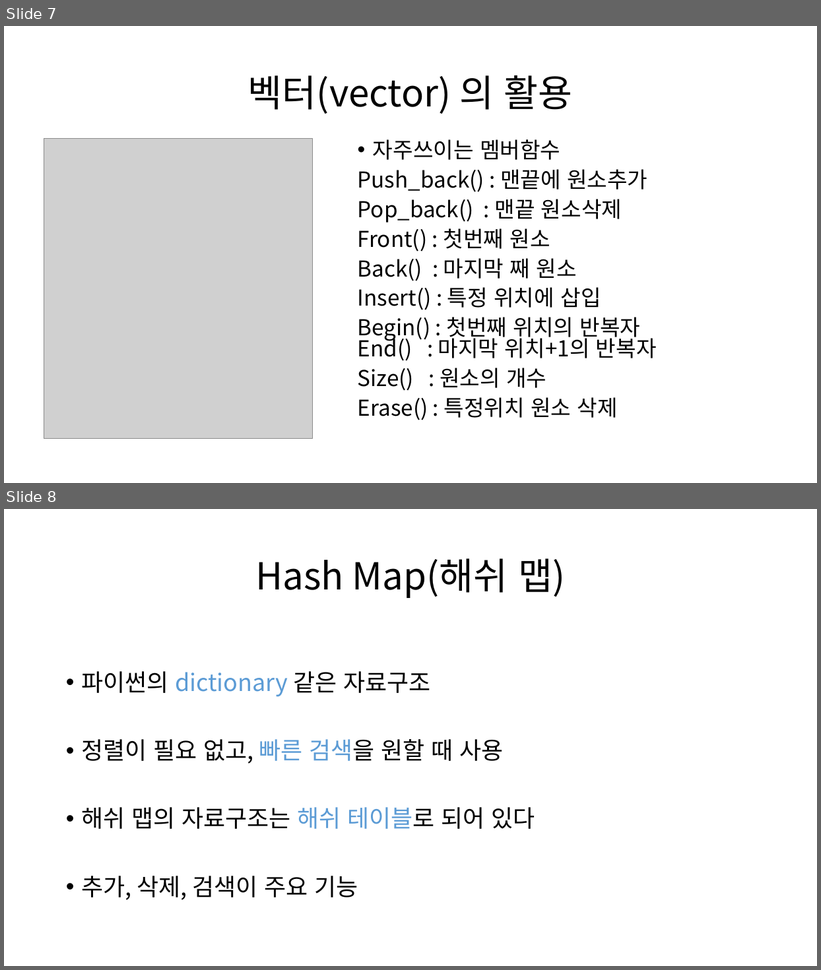
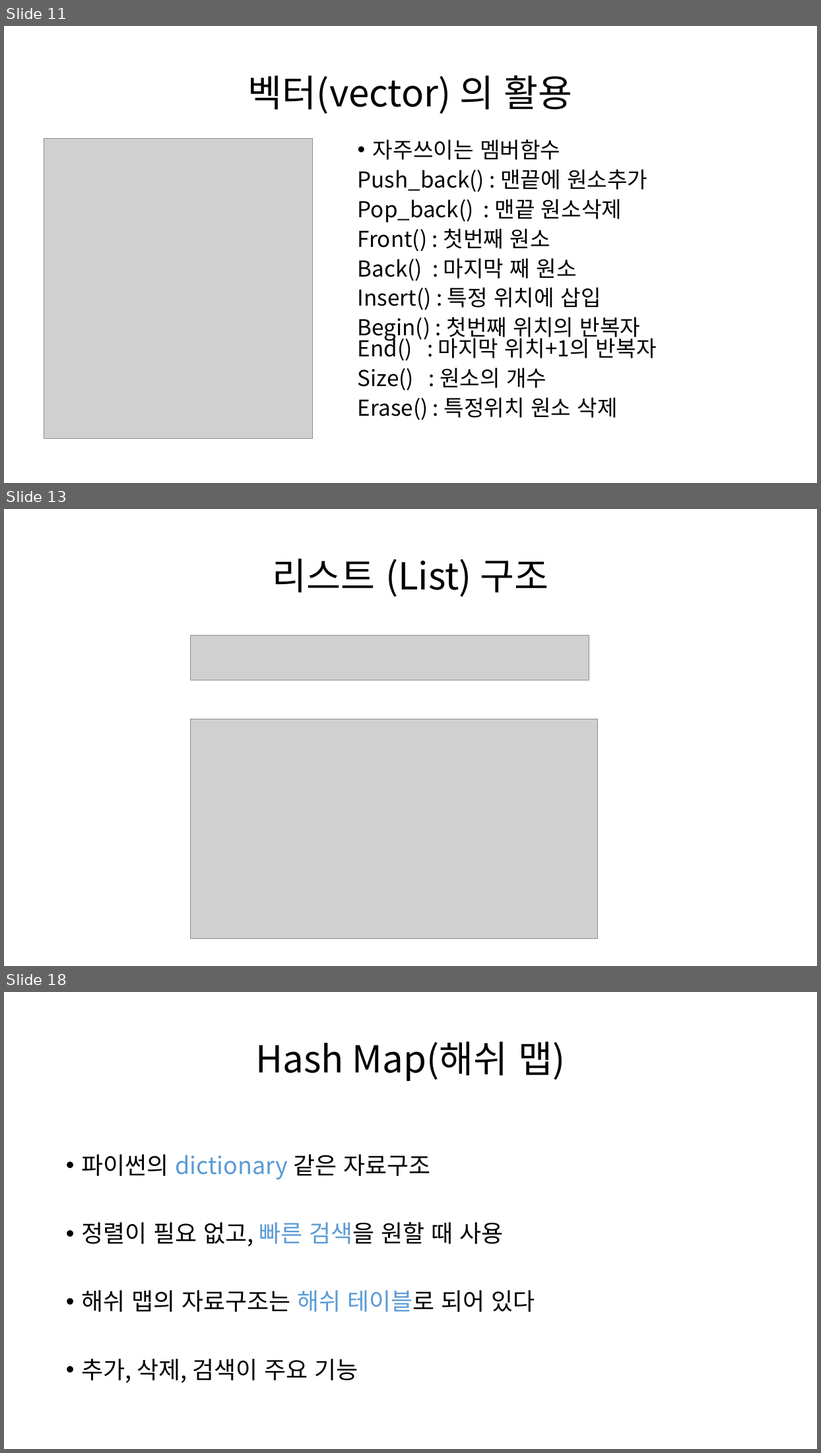
Before and after one commit to LeeInJae/meteor, a slide deck: Study/20131007_LeeInJae/STL.pptx. Shown one above the other, each under a label of ours: slides 7 and 8 before the commit, slides 11, 13 and 18 after it; the slides between them are not shown. The pictures are 821x970 and 821x1453 pixels, drawn with LibreOffice and Linux fonts; fonts in the diff are those of the drawing; grey boxes stand for pictures. Boxes give left, top, right and bottom in pixels: in the first picture for what was removed or moved away, otherwise in the second. Text is boxed around its words. In the diff, an @@ line names an element or a change of style, - is before the commit and + after.

```diff
--- a/Study/20131007_LeeInJae/STL.pptx
+++ b/Study/20131007_LeeInJae/STL.pptx
@@ slide 13 added at [4,509,817,966], background #FFFFFF @@
@@ title added at [272,559,549,597], 44 pt, text #000000 @@
+리스트 (List) 구조
@@ picture added at [191,635,589,680] @@
@@ picture added at [191,720,598,939] @@
@@ what was slide 7 is now slide 11 @@
@@ what was slide 8 is now slide 18 @@
```
Also in this commit, not shown: 3 slides changed, 9 other slides added, 2 other files.
